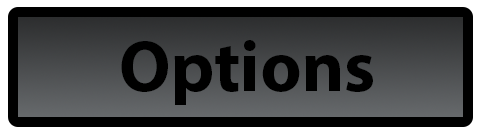
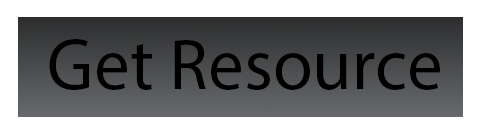
The second 484px x 135px image is a revision of the first. Changes to its layers:
renamed "Options" to "Get Resource", painted on it over (x1=49, y1=39, x2=440, y2=105)
hid "Capa 1" over (x1=8, y1=7, x2=473, y2=127)
